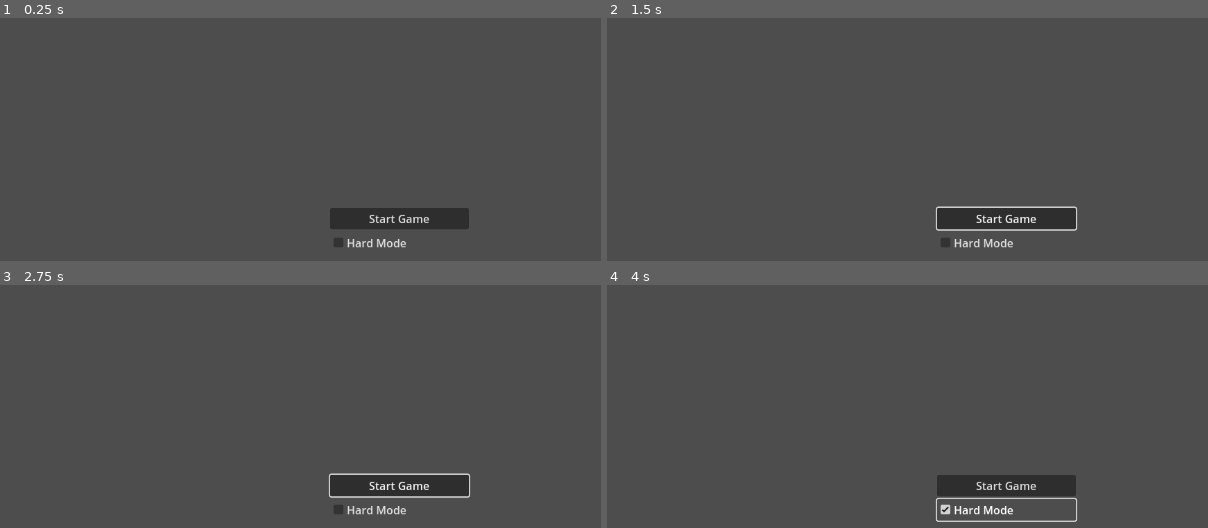
Above: before the commit, frames 1-4 (two rows, left to right).
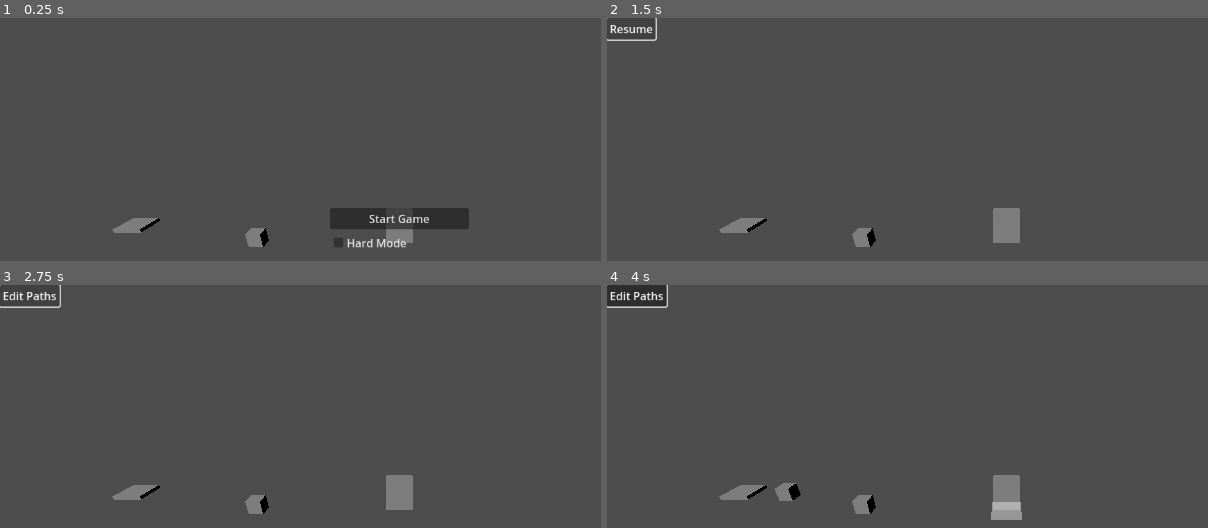
Above: after the commit, the same moments.

Repository: potatozepp/GPT-Test
Game: Godot game, scene res://main.tscn
The game is run twice, just before and just after one commit, with the same random seed, the same clock (stepped at 60 frames per second) and the same inputs.
Inputs (mouse positions are in pixels of both pictures, inside the frame that each line leads up to):
- Up to frame 1 (0.25 s): no input
- Up to frame 2 (1.5 s): click "Start Game" at 0.5 s; click (637, 27) at 1.25 s, where only the run after the commit has a clickable "Edit Paths"
- Up to frame 3 (2.75 s): click (24, 294) at 2 s, where only the run after the commit has a clickable "Resume"
- Up to frame 4 (4 s): click (1003, 486) at 2.75 s, where only the run before the commit has a clickable "Start Game"; click (1003, 510) at 3.5 s, where only the run before the commit has a clickable "Hard Mode"

The runs differ from the first frame. In frame 1, 0.8% of the frame differs, in the area x 18-69%, y 82-95%; in frame 2, 3.6%; in frame 3, 3.6%; in frame 4, 4.6%, in the area x 0-79%, y 0-98%.
Error before the commit: Parse Error: Unexpected "?" in source. If you want a ternary operator, use "truthy_value if true_condition else falsy_value". (res://main.gd:65)

Commit message:
adjust for error handling

Diff:
--- a/main.gd
+++ b/main.gd
@@ -21,110 +21,117 @@
 var preview_path
 
 func _ready() -> void:
-        var core = CoreScene.instantiate()
-        core.position = Vector3(0, 0, 0)
-        add_child(core)
+		var core = CoreScene.instantiate()
+		core.position = Vector3(0, 0, 0)
+		add_child(core)
 
-        path_positions = [Vector3(-20, 0, 0), core.position]
+		path_positions = [Vector3(-20, 0, 0), core.position]
 
-        var start_path = PathScene.instantiate()
-        start_path.position = path_positions[0]
-        start_path.add_to_group("paths")
-        add_child(start_path)
+		var start_path = PathScene.instantiate()
+		start_path.position = path_positions[0]
+		start_path.add_to_group("paths")
+		add_child(start_path)
 
-        var tower = TowerScene.instantiate()
-        tower.position = Vector3(-10, 0, 2)
-        add_child(tower)
+		var tower = TowerScene.instantiate()
+		tower.position = Vector3(-10, 0, 2)
+		add_child(tower)
 
-        preview_path = PathScene.instantiate()
-        preview_path.modulate = Color(1, 1, 1, 0.5)
-        preview_path.visible = false
-        add_child(preview_path)
+		preview_path = PathScene.instantiate()
+		var mesh = preview_path.get_node("Mesh") as MeshInstance3D
+		var material := StandardMaterial3D.new()
+		material.albedo_color = Color(1, 1, 1, 0.5)  # semi-transparent white
+		material.transparency = BaseMaterial3D.TRANSPARENCY_ALPHA
+		material.flags_transparent = true  # Enable transparency
 
-        start_button.pressed.connect(start_game)
-        edit_button.pressed.connect(toggle_edit)
-        edit_button.visible = false
-        set_process(true)
-        set_process_input(true)
-        set_physics_process(true)
+		mesh.set_surface_override_material(0, material)
+
+		preview_path.visible = false
+		add_child(preview_path)
+
+		start_button.pressed.connect(start_game)
+		edit_button.pressed.connect(toggle_edit)
+		edit_button.visible = false
+		set_process(true)
+		set_process_input(true)
+		set_physics_process(true)
 
 func start_game() -> void:
-        game_started = true
-        start_menu.hide()
-        edit_button.show()
+		game_started = true
+		start_menu.hide()
+		edit_button.show()
 
-        if hard_mode.button_pressed:
-                spawn_interval = 1.0
-        else:
-                spawn_interval = 2.0
+		if hard_mode.button_pressed:
+				spawn_interval = 1.0
+		else:
+				spawn_interval = 2.0
 
-        spawn_time = spawn_interval
+		spawn_time = spawn_interval
 
 func toggle_edit() -> void:
-        editing_mode = not editing_mode
-        edit_button.text = editing_mode ? "Resume" : "Edit Paths"
-        var enemies = get_tree().get_nodes_in_group("enemies")
-        for e in enemies:
-                e.set_physics_process(not editing_mode)
+		editing_mode = not editing_mode
+		edit_button.text = "Resume" if editing_mode else "Edit Paths"
+		var enemies = get_tree().get_nodes_in_group("enemies")
+		for e in enemies:
+				e.set_physics_process(not editing_mode)
 
 func _input(event: InputEvent) -> void:
-        if not game_started:
-                return
+		if not game_started:
+				return
 
-        if event.is_action_pressed("place_path"):
-                add_path_segment(preview_path.position)
+		if event.is_action_pressed("place_path"):
+				add_path_segment(preview_path.position)
 
 func add_path_segment(pos: Vector3) -> void:
-        pos.y = 0
-        path_positions.insert(path_positions.size() - 1, pos)
-        var p = PathScene.instantiate()
-        p.position = pos
-        p.add_to_group("paths")
-        add_child(p)
+		pos.y = 0
+		path_positions.insert(path_positions.size() - 1, pos)
+		var p = PathScene.instantiate()
+		p.position = pos
+		p.add_to_group("paths")
+		add_child(p)
 
 func _physics_process(delta: float) -> void:
-        if not game_started:
-                return
+		if not game_started:
+				return
 
-        var input_dir := Vector3.ZERO
-        if Input.is_action_pressed("move_forward"):
-                input_dir.z -= 1
-        if Input.is_action_pressed("move_backward"):
-                input_dir.z += 1
-        if Input.is_action_pressed("move_left"):
-                input_dir.x -= 1
-        if Input.is_action_pressed("move_right"):
-                input_dir.x += 1
-        if input_dir != Vector3.ZERO:
-                input_dir = input_dir.normalized()
-                camera.translate(input_dir * camera_speed * delta)
+		var input_dir := Vector3.ZERO
+		if Input.is_action_pressed("move_forward"):
+				input_dir.z -= 1
+		if Input.is_action_pressed("move_backward"):
+				input_dir.z += 1
+		if Input.is_action_pressed("move_left"):
+				input_dir.x -= 1
+		if Input.is_action_pressed("move_right"):
+				input_dir.x += 1
+		if input_dir != Vector3.ZERO:
+				input_dir = input_dir.normalized()
+				camera.translate(input_dir * camera_speed * delta)
 
 func _process(delta: float) -> void:
-        if game_started:
-                update_preview()
+		if game_started:
+				update_preview()
 
-        if not game_started or editing_mode:
-                return
+		if not game_started or editing_mode:
+				return
 
-        spawn_time -= delta
-        if spawn_time <= 0:
-                spawn_enemy()
-                spawn_time = spawn_interval
+		spawn_time -= delta
+		if spawn_time <= 0:
+				spawn_enemy()
+				spawn_time = spawn_interval
 
 func update_preview() -> void:
-        var mouse_pos = get_viewport().get_mouse_position()
-        var origin = camera.project_ray_origin(mouse_pos)
-        var dir = camera.project_ray_normal(mouse_pos)
-        if dir.y == 0:
-                preview_path.hide()
-                return
-        var t = -origin.y / dir.y
-        var pos = origin + dir * t
-        preview_path.position = pos
-        preview_path.show()
+		var mouse_pos = get_viewport().get_mouse_position()
+		var origin = camera.project_ray_origin(mouse_pos)
+		var dir = camera.project_ray_normal(mouse_pos)
+		if dir.y == 0:
+				preview_path.hide()
+				return
+		var t = -origin.y / dir.y
+		var pos = origin + dir * t
+		preview_path.position = pos
+		preview_path.show()
 
 func spawn_enemy() -> void:
-        var enemy = EnemyScene.instantiate()
-        enemy.position = path_positions[0]
-        add_child(enemy)
-        enemy.add_to_group("enemies")
+		var enemy = EnemyScene.instantiate()
+		enemy.position = path_positions[0]
+		add_child(enemy)
+		enemy.add_to_group("enemies")
--- a/main.tscn
+++ b/main.tscn
@@ -19,6 +19,8 @@
 anchors_preset = 15
 anchor_right = 1.0
 anchor_bottom = 1.0
+grow_horizontal = 2
+grow_vertical = 2
 
 [node name="VBoxContainer" type="VBoxContainer" parent="CanvasLayer/Control"]
 layout_mode = 0
@@ -40,6 +42,5 @@
 text = "Hard Mode"
 
 [node name="EditButton" type="Button" parent="CanvasLayer"]
-layout_mode = 2
+visible = false
 text = "Edit Paths"
-visible = false
